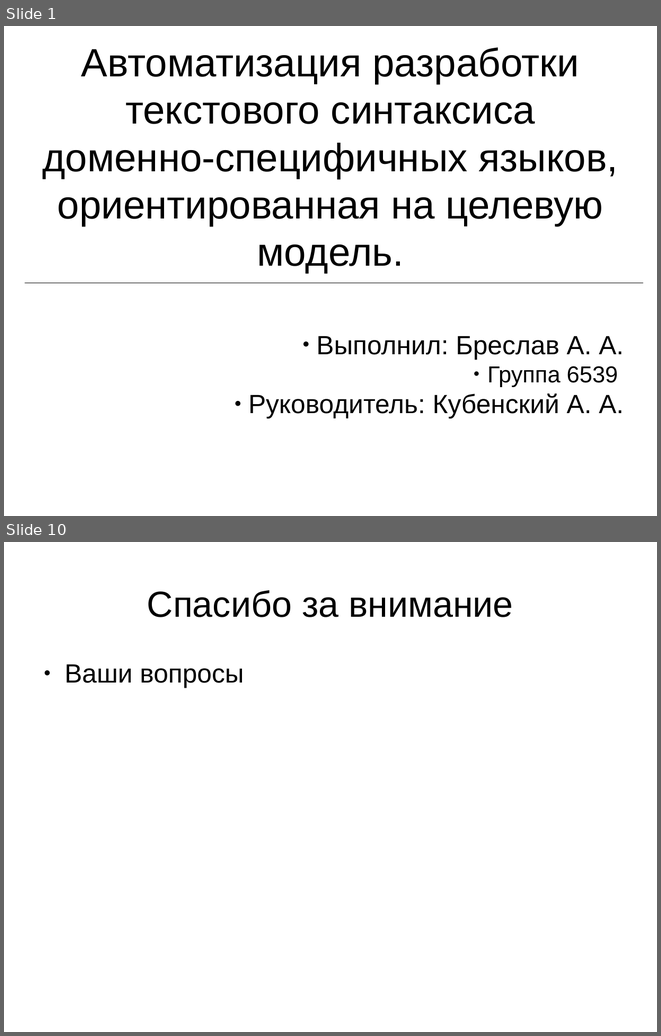
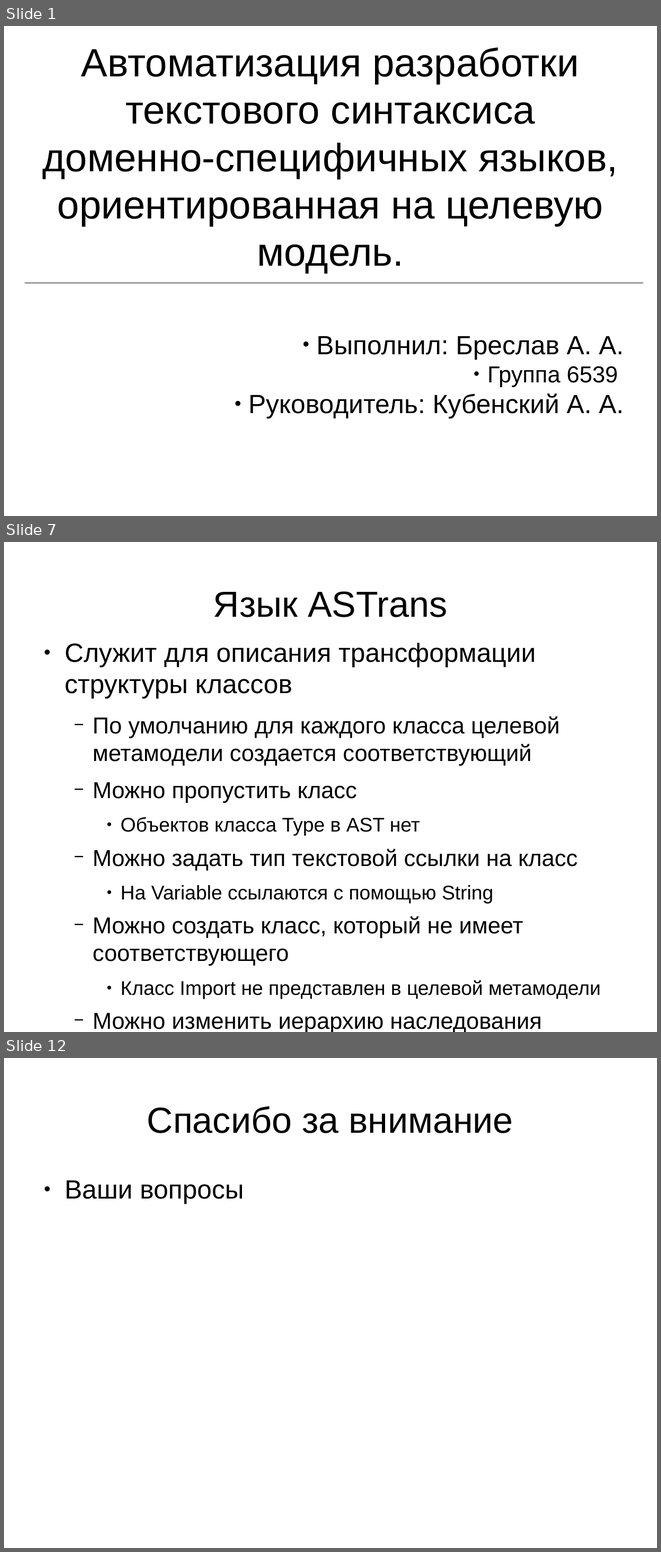
Before and after one commit to abreslav-from-google-code/abreslav, a slide deck: astrans/thesis.rus/Презентация.odp. Shown one above the other, each under a label of ours: slides 1 and 10 before the commit, slides 1, 7 and 12 after it; the slides between them are not shown. The pictures are 661x1036 and 661x1552 pixels, drawn with LibreOffice and Linux fonts; fonts in the diff are those of the drawing. Boxes give left, top, right and bottom in pixels: in the first picture for what was removed or moved away, otherwise in the second. Text is boxed around its words. In the diff, an @@ line names an element or a change of style, - is before the commit and + after.

```diff
--- a/astrans/thesis.rus/Презентация.odp
+++ b/astrans/thesis.rus/Презентация.odp
@@ slide 7 added at (x1=4, y1=542, x2=657, y2=1032), background #FFFFFF @@
@@ title added at (x1=213, y1=591, x2=447, y2=617), 44 pt, text #000000 @@
+Язык ASTrans
@@ text added at (x1=64, y1=643, x2=601, y2=1032), 28 pt, text #000000 @@
+● Служит для описания трансформации структуры классов
+  − По умолчанию для каждого класса целевой метамодели создается соответствующий
+  − Можно пропустить класс
+    ● Объектов класса Type в AST нет
+  − Можно задать тип текстовой ссылки на класс
+    ● На Variable ссылаются с помощью String
+  − Можно создать класс, который не имеет соответствующего
+    ● Класс Import не представлен в целевой метамодели
+  − Можно изменить иерархию наследования
@@ what was slide 10 is now slide 12 @@
```
Also in this commit, not shown: 3 slides changed, 6 other slides added, 5 slides removed.
